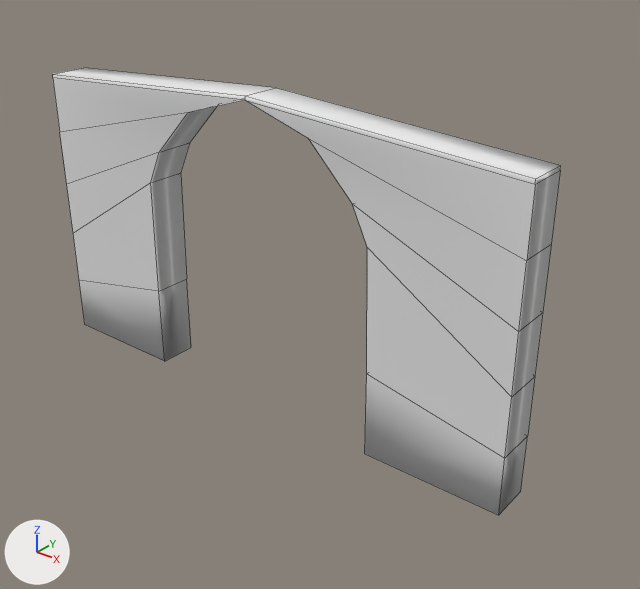
Before and after pictures for a commit that changed the FBX model Assets/Prefabs/World_Prefabs/General_Prefabs/Gates.fbx.
Both versions are drawn from a 50 mm camera at (59.2, -64.7, 54.3) aimed at (5.9, 2.0, 13.0). Every picture has the same lights, and +X, +Y and +Z are marked at lower left. The picture after the commit comes second. Mesh edges are drawn as thin lines. Where no turn or scale is listed for an object, it has been applied to the vertices.
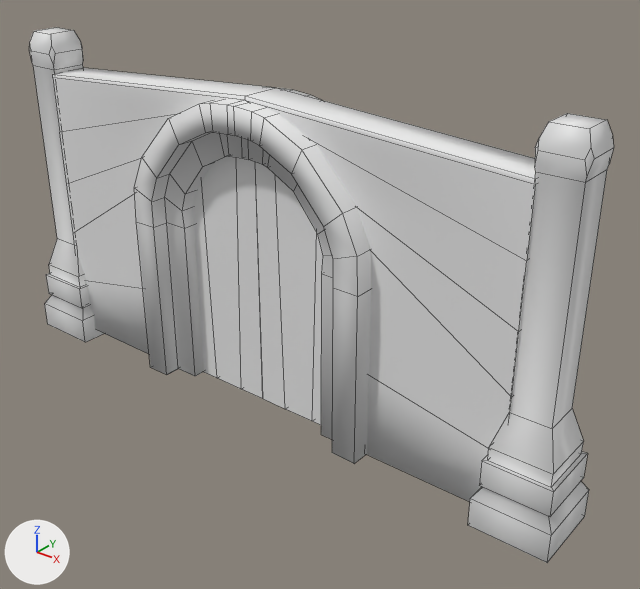
Commit message: Gates Fixed

Where the change shows, as pixel boxes (x1, y1, x2, y2) in the pictures (640 x 589 px):
'Archway', added: after (134, 88, 371, 464)
'Pillars.001', added: after (468, 113, 614, 563)
'Gate2', added: after (255, 162, 323, 425)
'Gate1', added: after (192, 156, 263, 399)
'Pillars', added: after (30, 27, 104, 342)

Diff of the bpy script that builds the scene:
```diff
--- a/Assets/Prefabs/World_Prefabs/General_Prefabs/Gates.fbx.py
+++ b/Assets/Prefabs/World_Prefabs/General_Prefabs/Gates.fbx.py
@@ me_gate2 @@
+me_gate2.from_pydata(...)  # 20 vertices, 18 faces; spans x -1.0..0.93, y -1.0..1.0, z -1.0..1.0
@@ me_pillars_003 @@
+me_pillars_003.from_pydata(...)  # 56 vertices, 46 faces; spans x -4.1..4.1, y -4.1..4.1, z -16.4..22.4
@@ me_archway_001 @@
+me_archway_001.from_pydata(...)  # 128 vertices, 126 faces; spans x -15.5..15.5, y -4.4..4.4, z 3.1..37.7
@@ ob_gate2 @@
+ob_gate2 = bpy.data.objects.new('Gate2', me_gate2)
+ob_gate2.location = (7.3, 0.0, 16.4)
+ob_gate2.rotation_euler = (-3.142, 0.0, 0.0)  # degrees (-180, 0, 0)
+ob_gate2.scale = (-7.88, -1.05, -17.4)
@@ ob_gate1 @@
+ob_gate1 = bpy.data.objects.new('Gate1', me_gate2.copy())
+ob_gate1.location = (-7.4, 0.0, 16.4)
+ob_gate1.rotation_euler = (0.0, 3.142, 0.0)  # degrees (0, 180, 0)
+ob_gate1.scale = (-7.88, -1.05, -17.4)
@@ ob_pillars_001 @@
+ob_pillars_001 = bpy.data.objects.new('Pillars.001', me_pillars_003)
+ob_pillars_001.location = (32.8, 0.0, 14.3)
@@ ob_pillars @@
+ob_pillars = bpy.data.objects.new('Pillars', me_pillars_003.copy())
+ob_pillars.location = (-32.7, 0.0, 14.3)
@@ ob_archway @@
+ob_archway = bpy.data.objects.new('Archway', me_archway_001)
+ob_archway.location = (0.0, 0.0, -4.1)
```
